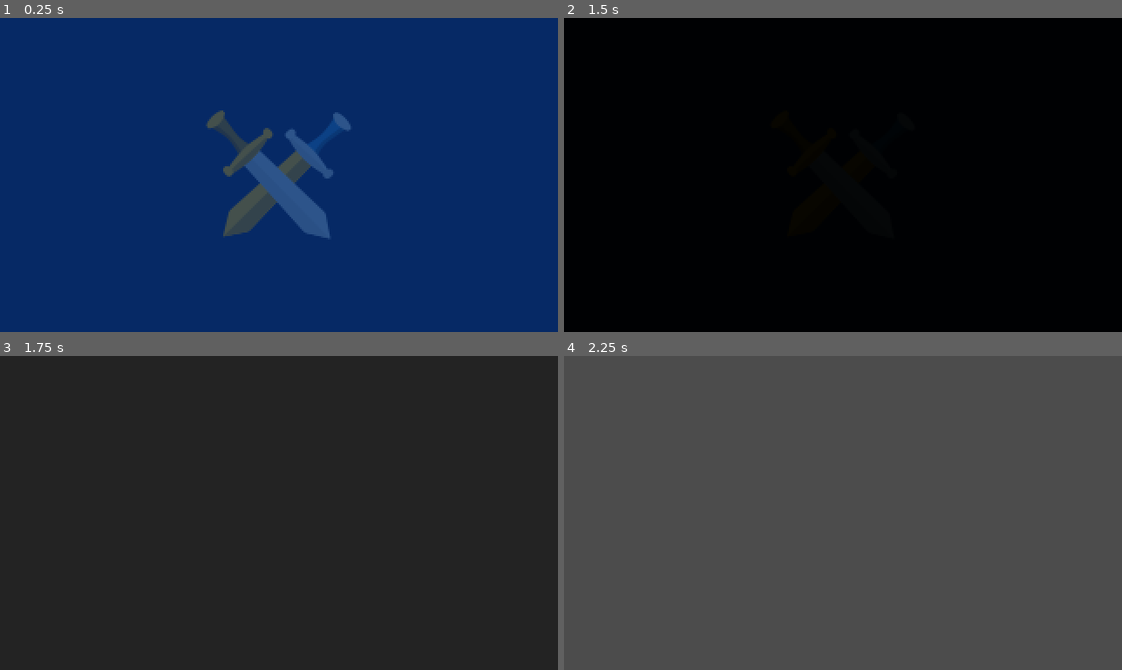
Above: before the commit, frames 1-4 (two rows, left to right).
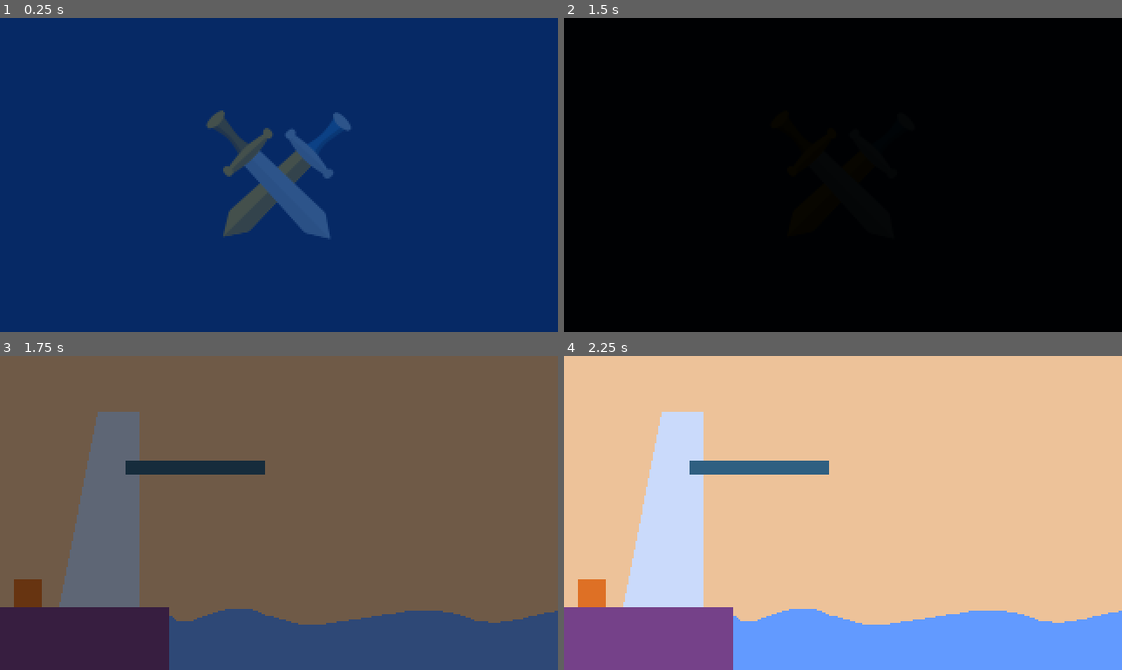
Above: after the commit, the same moments.

Repository: dw3nt/vimjam2-boss-diver
Game: Godot game, scene res://Main.tscn
Same seed, same stepped clock (60 frames per second), same inputs: the game is played once before the commit and once after it.
Inputs:
- Up to frame 1 (0.25 s): no input
- Up to frame 2 (1.5 s): no input
- Up to frame 3 (1.75 s): no input
- Up to frame 4 (2.25 s): no input

Frames 1-2 are identical in both runs. In frame 3, 100% of the frame differs, in the area x 0-100%, y 0-100%; in frame 4, 100%.

Commit message:
simple scene layout

Diff:
--- /dev/null
+++ b/characters/Player.gd
@@ -0,0 +1,3 @@
+extends KinematicBody2D
+
+export(float) var walkSpeed = 100
--- /dev/null
+++ b/characters/Player.tscn
@@ -0,0 +1,18 @@
+[gd_scene load_steps=4 format=2]
+
+[ext_resource path="res://assets/images/player.png" type="Texture" id=1]
+[ext_resource path="res://characters/Player.gd" type="Script" id=2]
+
+[sub_resource type="RectangleShape2D" id=1]
+extents = Vector2( 8, 8 )
+
+[node name="Player" type="KinematicBody2D"]
+script = ExtResource( 2 )
+
+[node name="Sprite" type="Sprite" parent="."]
+position = Vector2( 0, -8 )
+texture = ExtResource( 1 )
+
+[node name="CollisionShape2D" type="CollisionShape2D" parent="."]
+position = Vector2( 0, -8 )
+shape = SubResource( 1 )
--- a/project.godot
+++ b/project.godot
@@ -30,6 +30,29 @@
 window/stretch/mode="2d"
 window/stretch/aspect="keep"
 
+[importer_defaults]
+
+texture={
+"compress/bptc_ldr": 0,
+"compress/hdr_mode": 0,
+"compress/lossy_quality": 0.7,
+"compress/mode": 0,
+"compress/normal_map": 0,
+"detect_3d": false,
+"flags/anisotropic": false,
+"flags/filter": false,
+"flags/mipmaps": false,
+"flags/repeat": 0,
+"flags/srgb": 2,
+"process/HDR_as_SRGB": false,
+"process/fix_alpha_border": true,
+"process/invert_color": false,
+"process/premult_alpha": false,
+"size_limit": 0,
+"stream": false,
+"svg/scale": 1.0
+}
+
 [input]
 
 move_up={
@@ -60,6 +83,21 @@
 , Object(InputEventJoypadMotion,"resource_local_to_scene":false,"resource_name":"","device":-1,"axis":0,"axis_value":1.0,"script":null)
  ]
 }
+jump={
+"deadzone": 0.5,
+"events": [ Object(InputEventKey,"resource_local_to_scene":false,"resource_name":"","device":0,"alt":false,"shift":false,"control":false,"meta":false,"command":false,"pressed":false,"scancode":74,"unicode":0,"echo":false,"script":null)
+, Object(InputEventKey,"resource_local_to_scene":false,"resource_name":"","device":0,"alt":false,"shift":false,"control":false,"meta":false,"command":false,"pressed":false,"scancode":32,"unicode":0,"echo":false,"script":null)
+, Object(InputEventKey,"resource_local_to_scene":false,"resource_name":"","device":0,"alt":false,"shift":false,"control":false,"meta":false,"command":false,"pressed":false,"scancode":87,"unicode":0,"echo":false,"script":null)
+ ]
+}
+walk={
+"deadzone": 0.5,
+"events": [ Object(InputEventKey,"resource_local_to_scene":false,"resource_name":"","device":0,"alt":false,"shift":false,"control":false,"meta":false,"command":false,"pressed":false,"scancode":75,"unicode":0,"echo":false,"script":null)
+, Object(InputEventKey,"resource_local_to_scene":false,"resource_name":"","device":0,"alt":false,"shift":false,"control":false,"meta":false,"command":false,"pressed":false,"scancode":16777238,"unicode":0,"echo":false,"script":null)
+, Object(InputEventKey,"resource_local_to_scene":false,"resource_name":"","device":0,"alt":false,"shift":false,"control":false,"meta":false,"command":false,"pressed":false,"scancode":68,"unicode":0,"echo":false,"script":null)
+, Object(InputEventKey,"resource_local_to_scene":false,"resource_name":"","device":0,"alt":false,"shift":false,"control":false,"meta":false,"command":false,"pressed":false,"scancode":65,"unicode":0,"echo":false,"script":null)
+ ]
+}
 
 [rendering]
 
--- a/rooms/Playground.tscn
+++ b/rooms/Playground.tscn
@@ -1,7 +1,27 @@
-[gd_scene load_steps=3 format=2]
+[gd_scene load_steps=7 format=2]
 
 [ext_resource path="res://rooms/BaseRoom.tscn" type="PackedScene" id=1]
 [ext_resource path="res://rooms/Playground.gd" type="Script" id=2]
+[ext_resource path="res://characters/Player.tscn" type="PackedScene" id=3]
+[ext_resource path="res://assets/images/background.png" type="Texture" id=4]
+[ext_resource path="res://assets/images/ladder.png" type="Texture" id=5]
+[ext_resource path="res://assets/images/board.png" type="Texture" id=6]
 
 [node name="Playground" instance=ExtResource( 1 )]
 script = ExtResource( 2 )
+
+[node name="Background" type="Sprite" parent="." index="0"]
+texture = ExtResource( 4 )
+centered = false
+
+[node name="Player" parent="." index="1" instance=ExtResource( 3 )]
+position = Vector2( 16, 144 )
+
+[node name="Ladder" type="Sprite" parent="." index="2"]
+position = Vector2( 32, 32 )
+texture = ExtResource( 5 )
+centered = false
+
+[node name="Board" type="Sprite" parent="." index="3"]
+position = Vector2( 112, 64 )
+texture = ExtResource( 6 )
Binary file added: assets/images/background.png
Not shown, added: assets/images/background.png.import
Binary file added: assets/images/board.png
Not shown, added: assets/images/board.png.import
Binary file added: assets/images/ladder.png
Not shown, added: assets/images/ladder.png.import
Binary file added: assets/images/player.png
Not shown, added: assets/images/player.png.import
